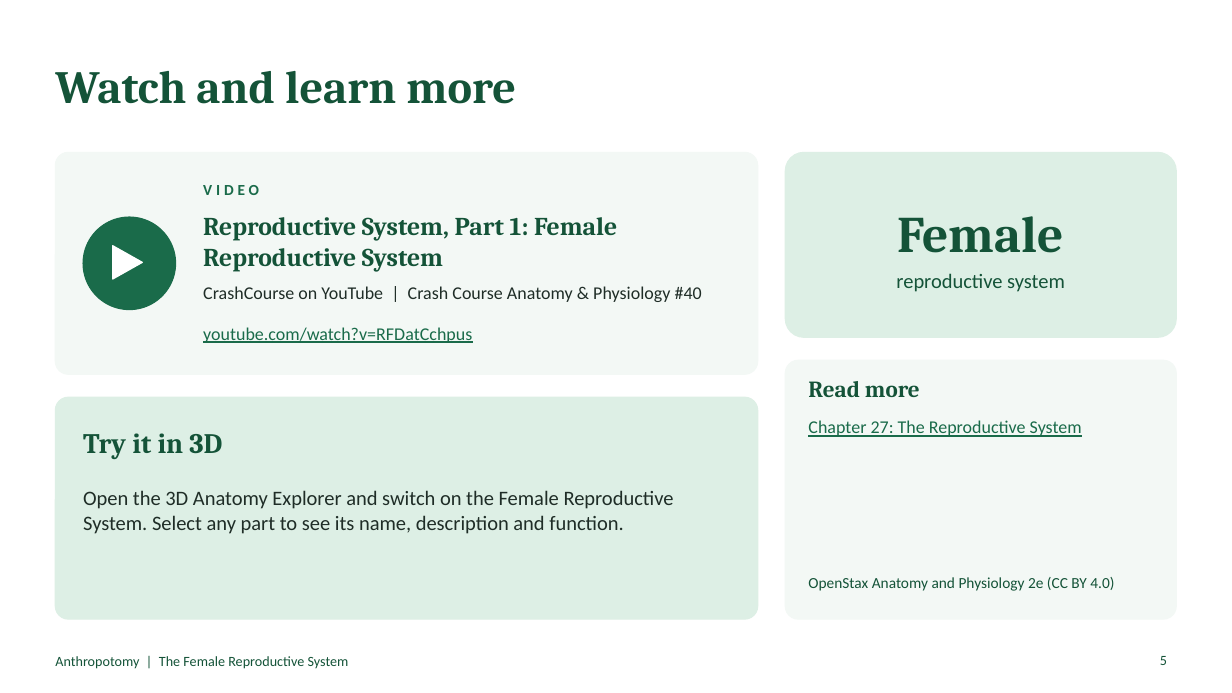
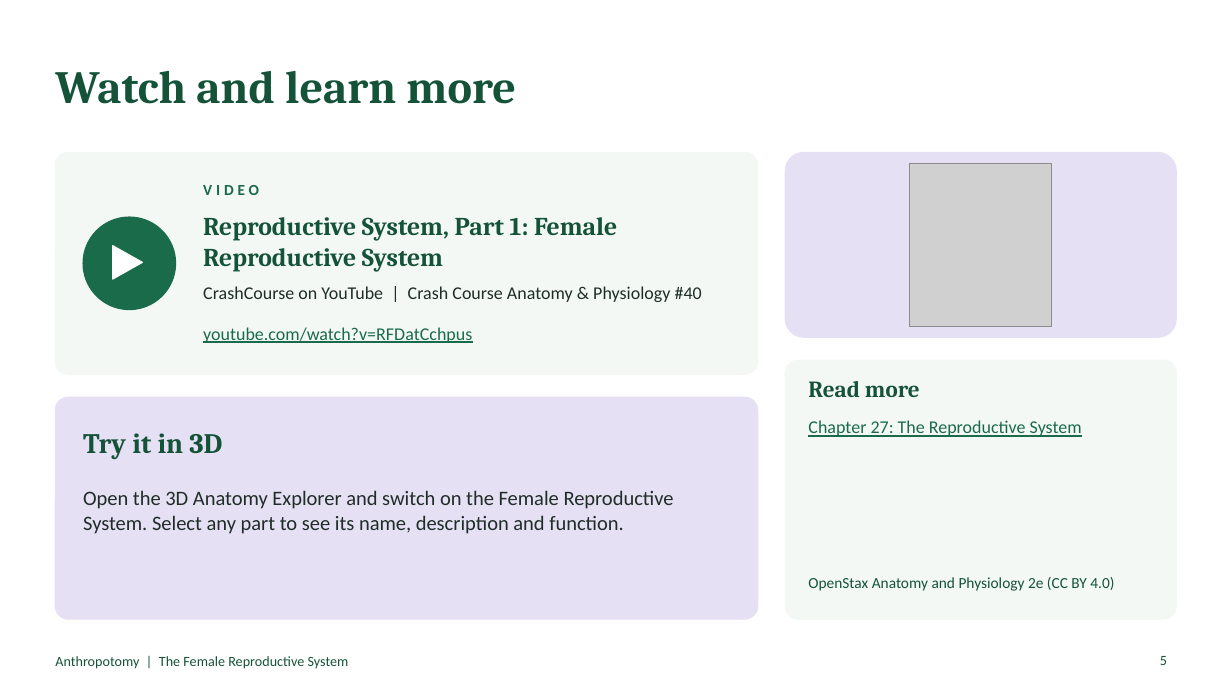
Before and after one commit to Ezkiel2004/Anthropotomy, a slide deck: slide 5 of docs/body-systems/female-reproductive-system.pptx. Drawn at 1232x693 pixels with LibreOffice and Linux fonts; fonts in the diff are those of the drawing; grey boxes stand for pictures. Boxes give left, top, right and bottom in pixels: in the first picture for what was removed or moved away, otherwise in the second. Text is boxed around its words. In the diff, an @@ line names an element or a change of style, - is before the commit and + after.

```diff
--- a/docs/body-systems/female-reproductive-system.pptx
+++ b/docs/body-systems/female-reproductive-system.pptx
@@ rounded rectangle at [786, 152, 1177, 337]: fill #DDEFE5 to #E6E0F5; outline #DDEFE5 1 pt to #E6E0F5 1 pt @@
@@ picture added at [910, 164, 1053, 326] @@
@@ text removed at [898, 216, 1064, 253] @@
-Female
@@ text removed at [896, 273, 1065, 292] @@
-reproductive system
@@ rounded rectangle at [55, 397, 758, 619]: fill #DDEFE5 to #E6E0F5; outline #DDEFE5 1 pt to #E6E0F5 1 pt @@
```
Also in this commit, not shown: 4 other slides changed, 1 other file.
